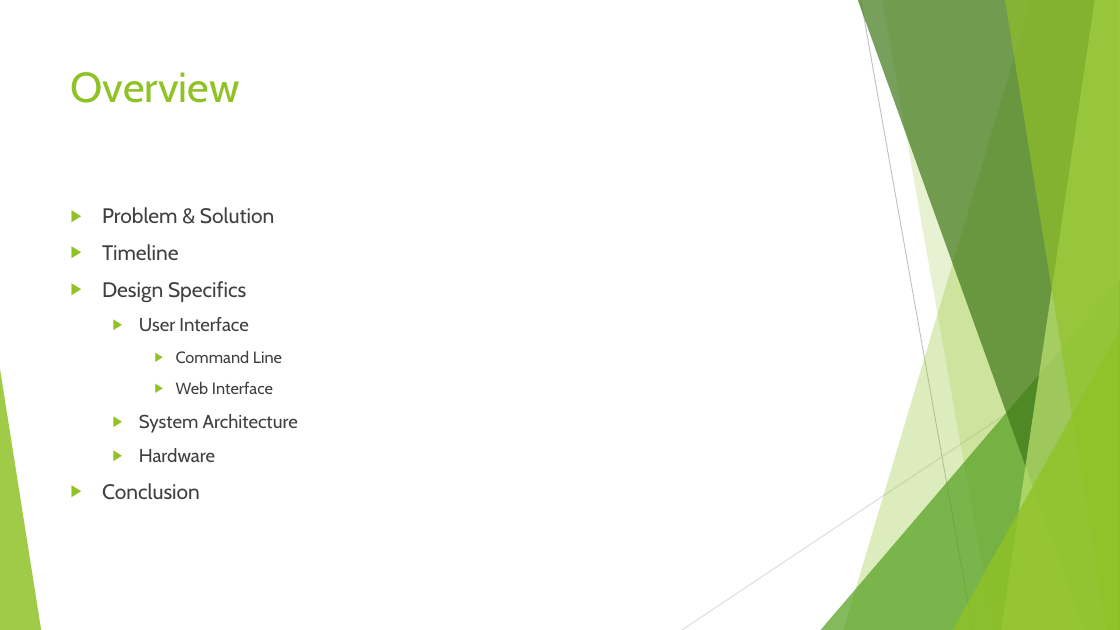
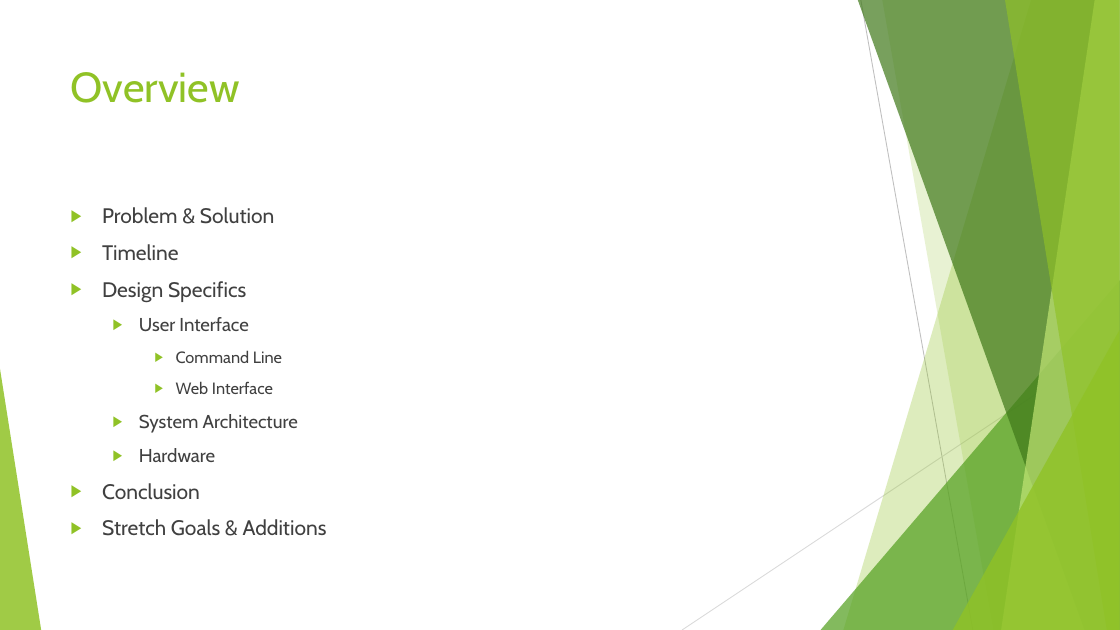
Before and after one commit to HodginAustin/Winter-Is-Coming, a slide deck: slide 2 of Documents/PresentationFall/Fall Presentation.pptx. Drawn at 1120x630 pixels with LibreOffice and Linux fonts; fonts in the diff are those of the drawing. Boxes give left, top, right and bottom in pixels: in the first picture for what was removed or moved away, otherwise in the second. Text is boxed around its words. In the diff, an @@ line names an element or a change of style, - is before the commit and + after.

Commit message:
Broke up slides, added stretch goals

```diff
--- a/Documents/PresentationFall/Fall Presentation.pptx
+++ b/Documents/PresentationFall/Fall Presentation.pptx
@@ text at (102, 519, 327, 536): paragraph added @@
+▶ Stretch Goals & Additions
```
Also in this commit, not shown: 3 slides added, 1 slide removed.
